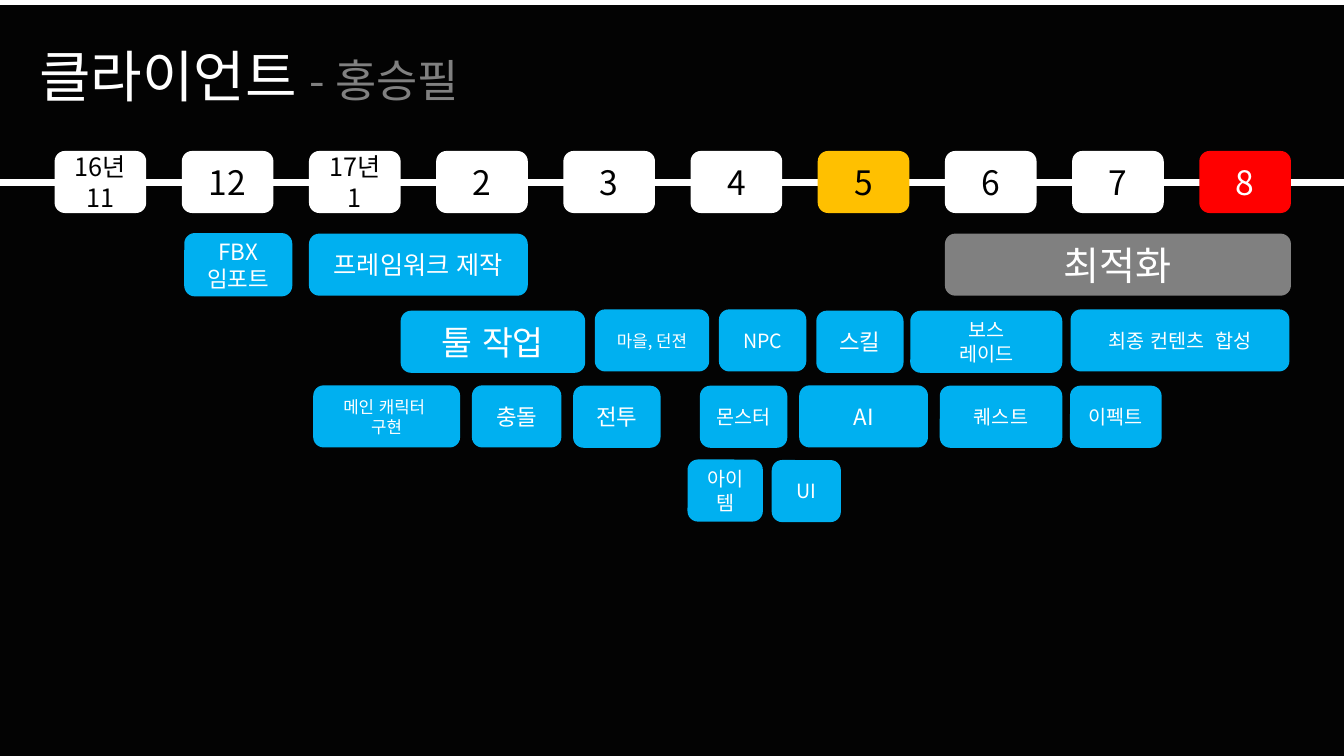
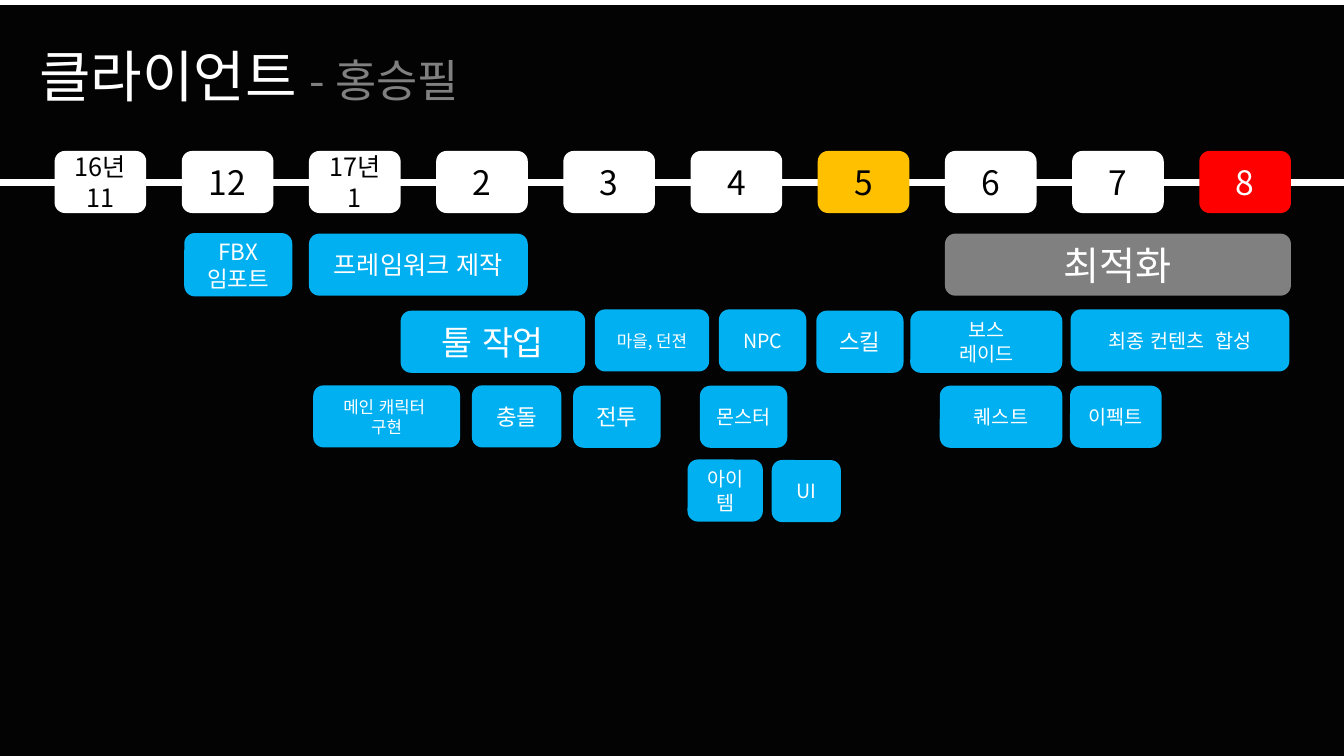
Before and after one commit to korleinster/gamebusdriver, a slide deck: slide 5 of documents/일정표(20170217).pptx. Drawn at 1344x756 pixels with LibreOffice and Linux fonts; fonts in the diff are those of the drawing; background and template pictures are left out. Boxes give left, top, right and bottom in pixels: in the first picture for what was removed or moved away, otherwise in the second. Text is boxed around its words. In the diff, an @@ line names an element or a change of style, - is before the commit and + after.

```diff
--- a/documents/일정표(20170217).pptx
+++ b/documents/일정표(20170217).pptx
@@ rounded rectangle removed at [800,385,929,448] @@
-AI
```
Also in this commit, not shown: 5 other files.
